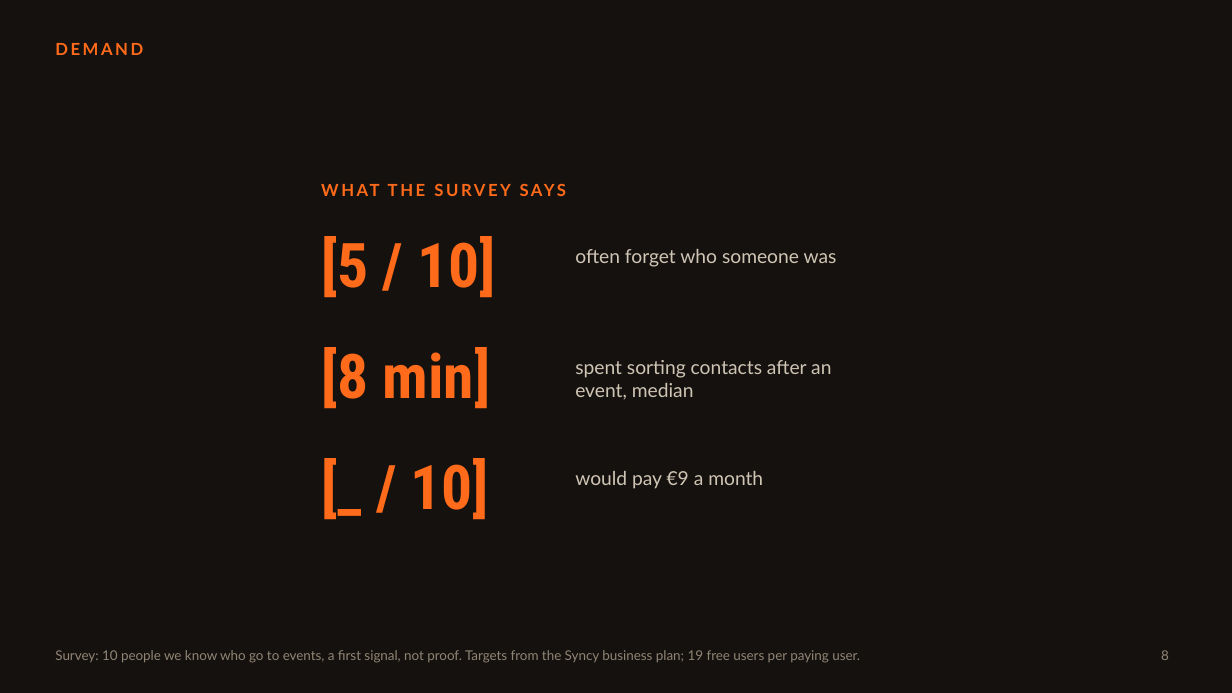
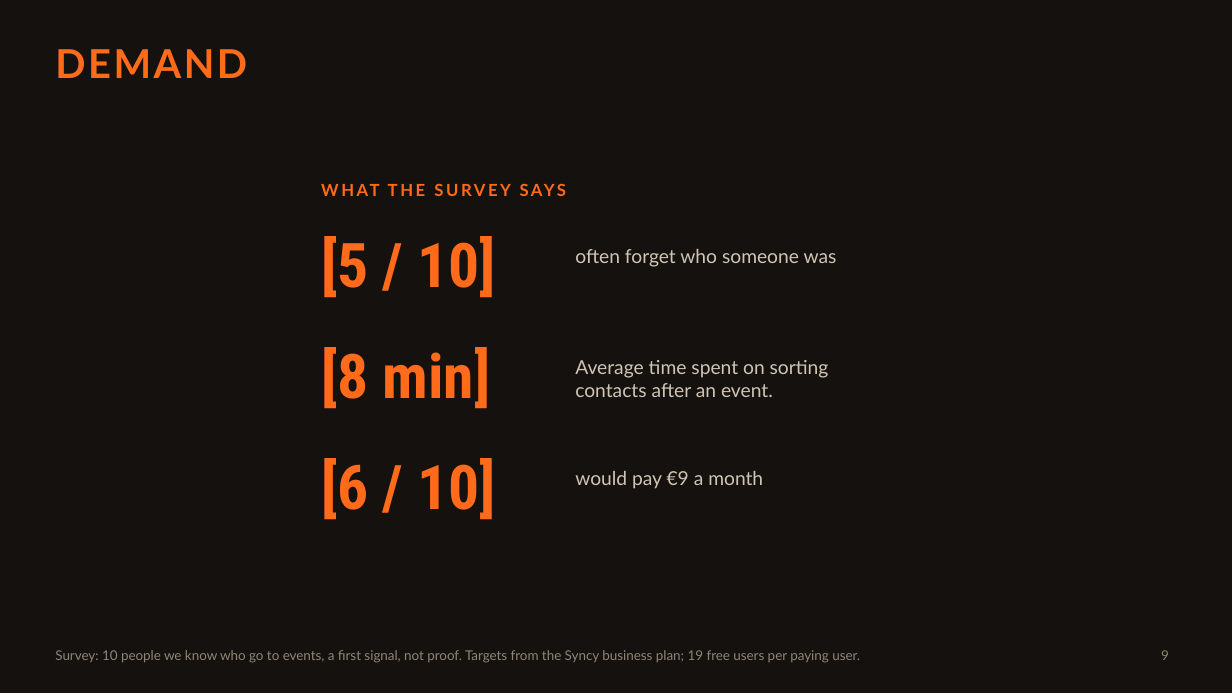
Before and after one commit to UtkarshMidha/syncy, a slide deck: slide 9 of assets/pitch.pptx (slide 8 before the commit). Drawn at 1232x693 pixels with LibreOffice and Linux fonts; fonts in the diff are those of the drawing. Boxes give left, top, right and bottom in pixels: in the first picture for what was removed or moved away, otherwise in the second. Text is boxed around its words. In the diff, an @@ line names an element or a change of style, - is before the commit and + after.

```diff
--- a/assets/pitch.pptx
+++ b/assets/pitch.pptx
@@ text "DEMAND" at <box>55,49,247,78</box>: size 13 to 31 pt @@
@@ text at <box>575,360,829,397</box>: text changed @@
-spent sorting contacts after an event, median
+Average time spent on sorting contacts after an event.
@@ text at <box>321,458,495,520</box>: text changed @@
-[_ / 10]
+[6 / 10]
@@ page number at <box>1161,650,1169,660</box>: text changed @@
-8
+9
```
Also in this commit, not shown: 4 other slides changed, 2 slides added.
